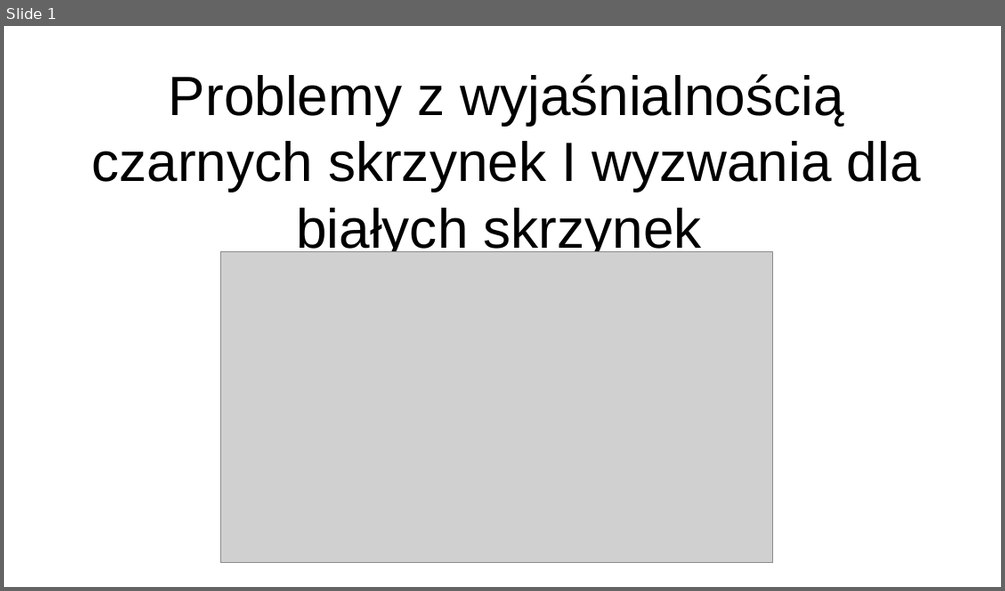
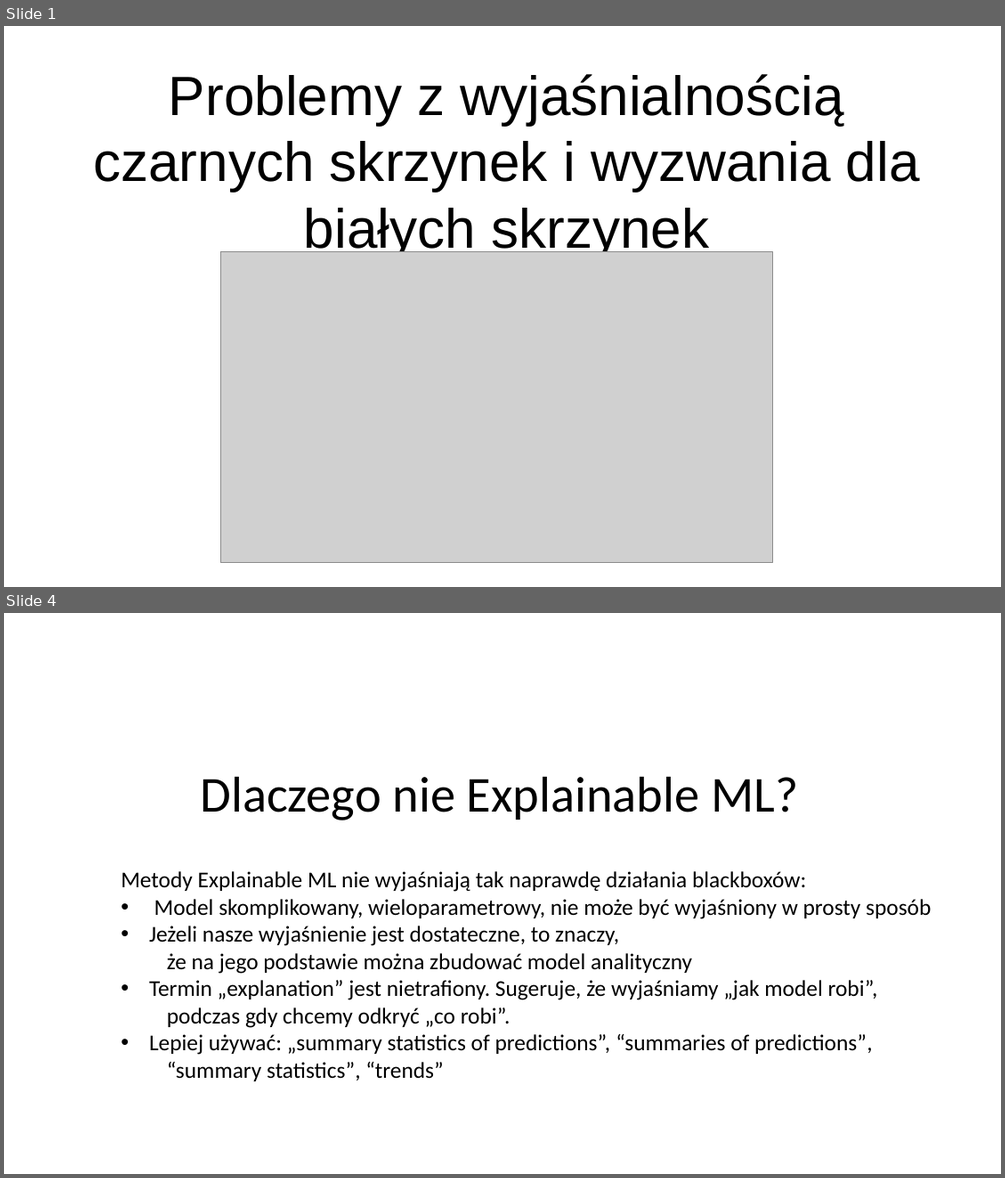
Before and after one commit to bogdankjastrzebski/WarsztatyBadawcze2, a slide deck: prezentacja/blackBox.odp. Shown one above the other, each under a label of ours: slide 1 before the commit, slides 1 and 4 after it; the slides between them are not shown. The pictures are 1005x591 and 1005x1178 pixels, drawn with LibreOffice and Linux fonts; fonts in the diff are those of the drawing; grey boxes stand for pictures. Boxes give left, top, right and bottom in pixels: in the first picture for what was removed or moved away, otherwise in the second. Text is boxed around its words. In the diff, an @@ line names an element or a change of style, - is before the commit and + after.

```diff
--- a/prezentacja/blackBox.odp
+++ b/prezentacja/blackBox.odp
@@ slide 4 added at <box>4,613,1001,1174</box>, background #FFFFFF @@
@@ text added at <box>200,776,798,820</box>, 40 pt, text #000000 @@
+Dlaczego nie Explainable ML?
@@ text added at <box>121,871,930,1081</box>, 18 pt, text #000000 @@
+Metody Explainable ML nie wyjaśniają tak naprawdę działania blackboxów:
+• Model skomplikowany, wieloparametrowy, nie może być wyjaśniony w prosty sposób
+• Jeżeli nasze wyjaśnienie jest dostateczne, to znaczy,
+że na jego podstawie można zbudować model analityczny
+• Termin „explanation” jest nietrafiony. Sugeruje, że wyjaśniamy „jak model robi”,
+podczas gdy chcemy odkryć „co robi”.
+• Lepiej używać: „summary statistics of predictions”, “summaries of predictions”,
+“summary statistics”, “trends”
@@ slide 1 changed as well @@
@@ title at <box>93,74,920,257</box>: text changed @@
-Problemy z wyjaśnialnością czarnych skrzynek I wyzwania dla białych skrzynek
+Problemy z wyjaśnialnością czarnych skrzynek i wyzwania dla białych skrzynek
```
Also in this commit, not shown: 8 other slides changed, 9 other slides added, 1 other file.
